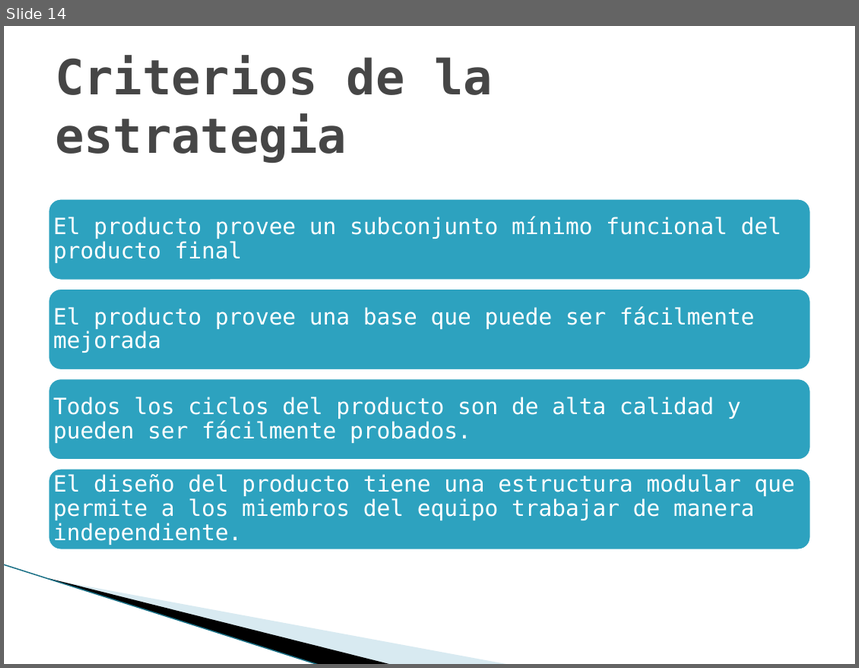
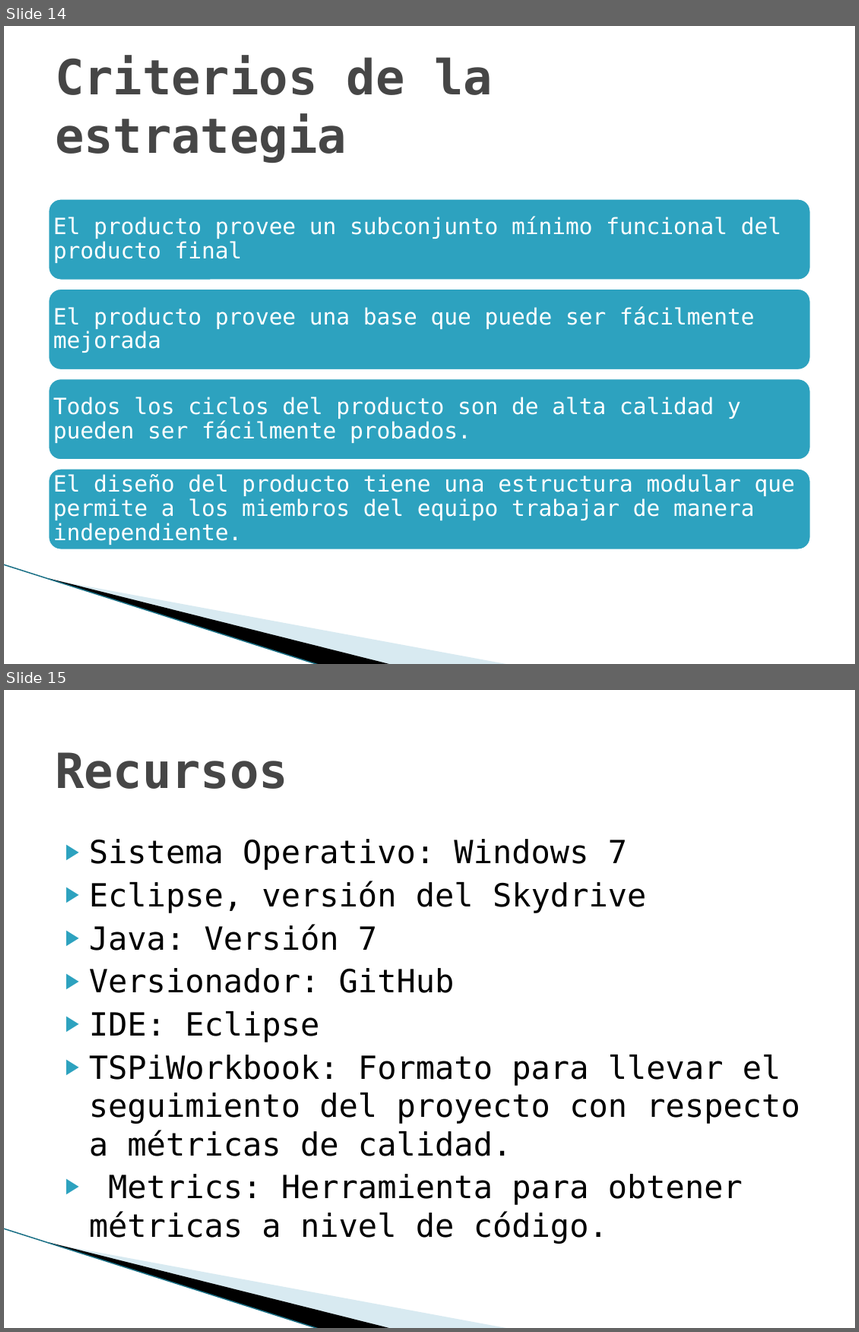
Before and after one commit to jlsarmientoh/tsp_change_counter, a slide deck: docs/NoteBook/Project cycle reports/TSPi – Ciclo 1.pptx. Shown one above the other, each under a label of ours: slide 14 before the commit, slides 14 and 15 after it. The pictures are 859x668 and 859x1332 pixels, drawn with LibreOffice and Linux fonts; fonts in the diff are those of the drawing; background and template pictures are left out. Boxes give left, top, right and bottom in pixels: in the first picture for what was removed or moved away, otherwise in the second. Text is boxed around its words. In the diff, an @@ line names an element or a change of style, - is before the commit and + after.

Commit message:
Presentación versión final

```diff
--- a/docs/NoteBook/Project cycle reports/TSPi – Ciclo 1.pptx
+++ b/docs/NoteBook/Project cycle reports/TSPi – Ciclo 1.pptx
@@ slide 15 added at [4, 690, 855, 1328], background #FFFFFF; not listed: 3 template elements that a slide beside it also shows @@
@@ title added at [55, 752, 288, 789], 41 pt, text #464646, bold @@
+Recursos
@@ text added at [89, 839, 800, 1244], 27 pt, text #000000 @@
+▶ Sistema Operativo: Windows 7
+▶ Eclipse, versión del Skydrive
+▶ Java: Versión 7
+▶ Versionador: GitHub
+▶ IDE: Eclipse
+▶ TSPiWorkbook: Formato para llevar el seguimiento del proyecto con respecto a métricas de calidad.
+▶ Metrics: Herramienta para obtener métricas a nivel de código.
```
Also in this commit, not shown: 13 other slides added, 3 slides removed, 1 other file.
